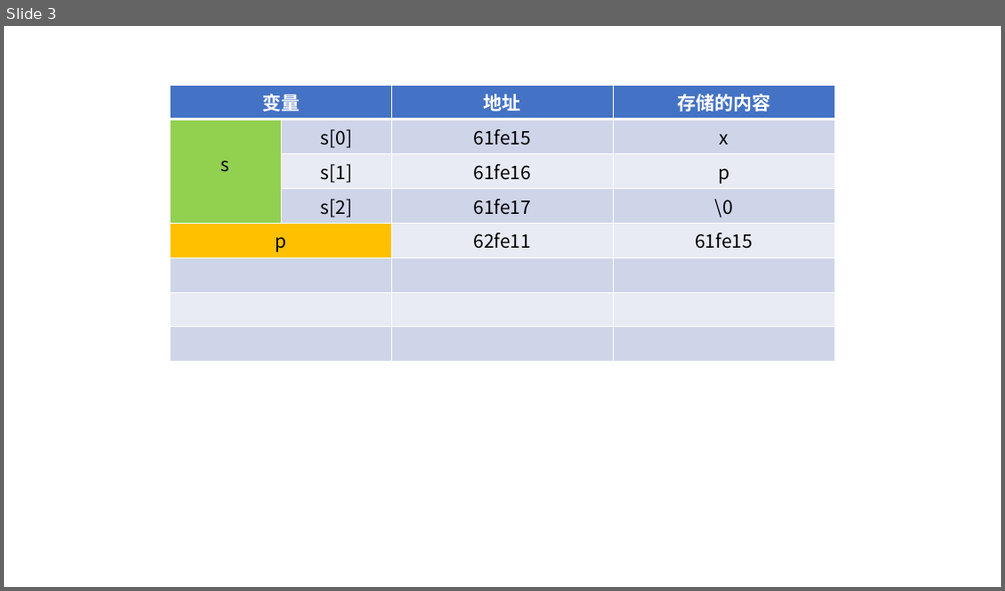
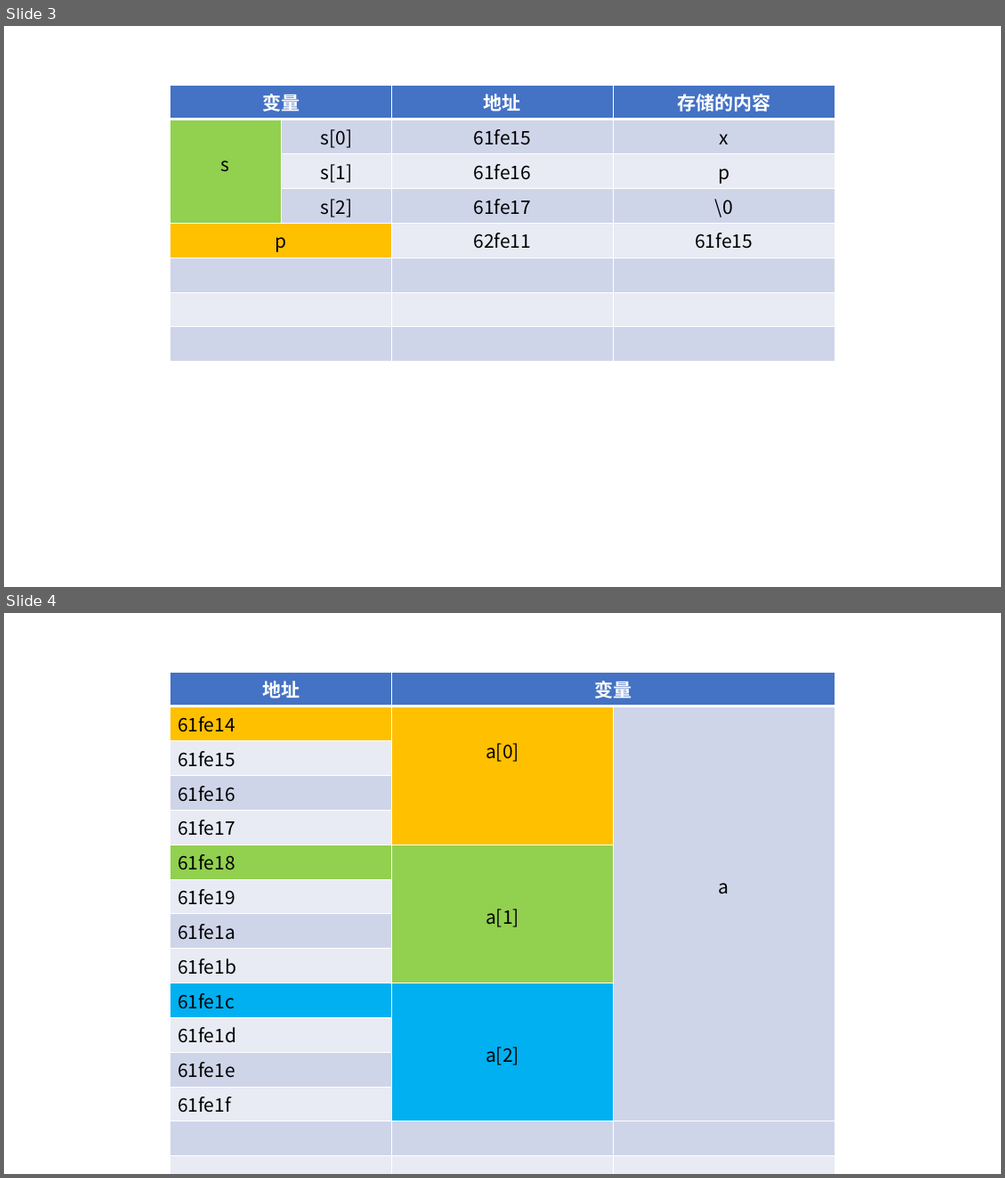
Before and after one commit to cxinping/C, a slide deck: Tools/绘图.pptx. Shown one above the other, each under a label of ours: slide 3 before the commit, slides 3 and 4 after it. The pictures are 1005x591 and 1005x1178 pixels, drawn with LibreOffice and Linux fonts; fonts in the diff are those of the drawing. Boxes give left, top, right and bottom in pixels: in the first picture for what was removed or moved away, otherwise in the second. Text is boxed around its words. In the diff, an @@ line names an element or a change of style, - is before the commit and + after.

```diff
--- a/Tools/绘图.pptx
+++ b/Tools/绘图.pptx
@@ slide 4 added at bbox=[4, 613, 1001, 1174], background #FFFFFF @@
@@ table added at bbox=[170, 672, 834, 1174], 17 rows, 3 columns @@
+地址 | 变量 | 
+61fe14 | a[0] | a
+61fe15 |  | 
+61fe16 |  | 
+61fe17 |  | 
+61fe18 | a[1] | 
+61fe19 |  | 
+61fe1a |  | 
+61fe1b |  | 
+61fe1c | a[2] | 
+61fe1d |  | 
+61fe1e |  | 
+61fe1f |  | 
+ |  | 
+ |  | 
+ |  | 
+ |  | 
```
Also in this commit, not shown: 1 other file.
